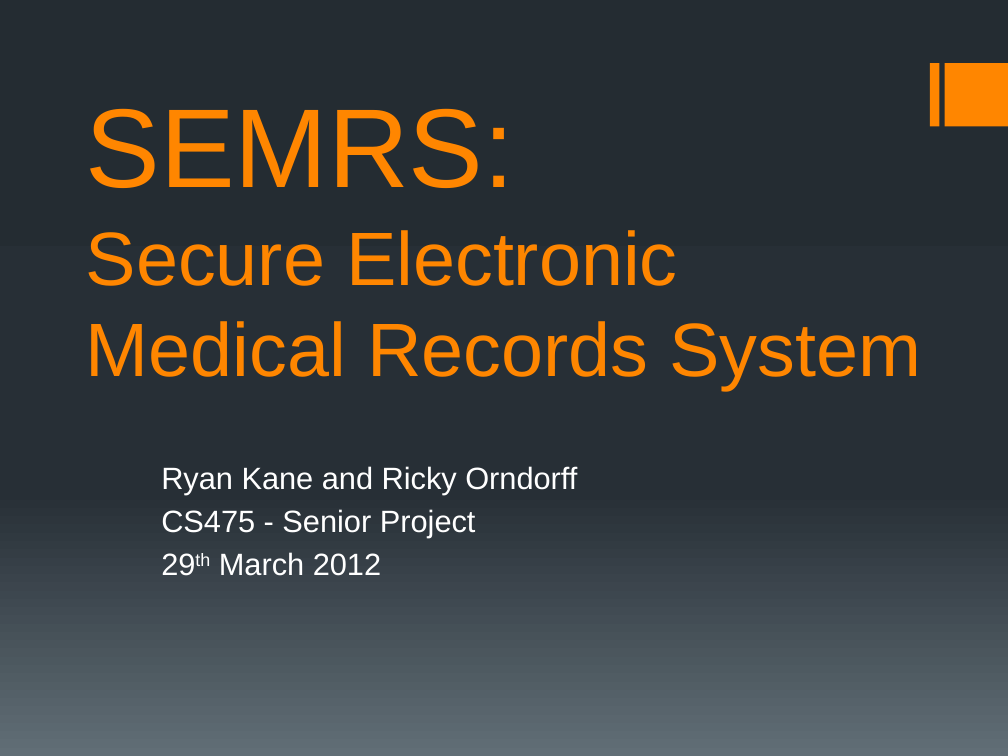
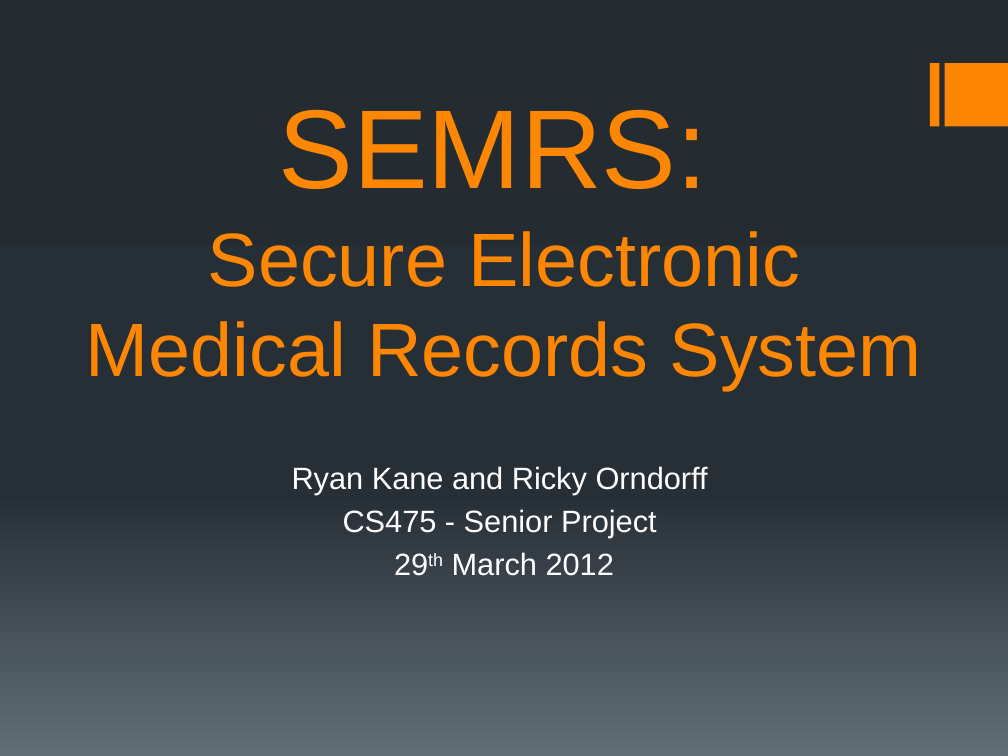
Before and after one commit to rmkane/semrs, a slide deck: slide 1 of MidTerm/Midterm_presentation_SEMRS.pptx. Drawn at 1008x756 pixels with LibreOffice and Linux fonts; fonts in the diff are those of the drawing. Boxes give left, top, right and bottom in pixels: in the first picture for what was removed or moved away, otherwise in the second. Text is boxed around its words. In the diff, an @@ line names an element or a change of style, - is before the commit and + after.

Commit message:
POwerpoint

```diff
--- a/MidTerm/Midterm_presentation_SEMRS.pptx
+++ b/MidTerm/Midterm_presentation_SEMRS.pptx
@@ title "SEMRS: Secure Electronic Medical Records ..." at [86,109,922,390]: alignment left to centre @@
@@ subtitle "Ryan Kane and Ricky Orndorff" at [292,466,708,576]: alignment left to centre @@
```
Also in this commit, not shown: 4 other slides changed.
